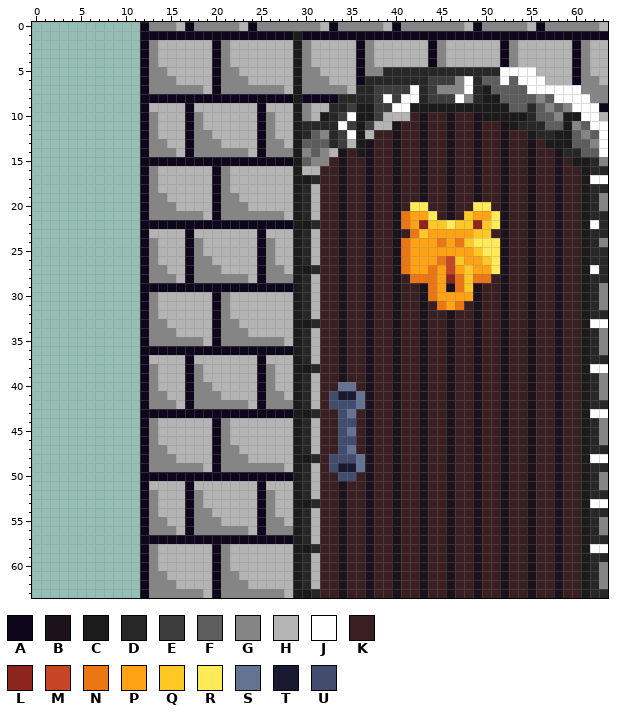
Edited in one commit: pixel-art file (sprites/editor files/Tower_Closeup_v2.aseprite). The first picture shows the starting point.
64x64 pixels, 1 frame.
Palette (. is transparent): A #0e071b  B #1c121c  C #1b1b1b  D #272727  E #3d3d3d  F #5d5d5d  G #858585  H #b4b4b4  J #ffffff  K #391f21  L #8e251d  M #c64524  N #ed7614  P #ffa214  Q #ffc825  R #ffeb57  S #657392  T #1a1932  U #424c6e
Pixels before (only the part around the change), first column x 2:
 0 ..........AGGGHAGGGGGHAGGGGGGGHAGGGGGHAGGGGGGGHAGGGGGHAGGGGGGH
 1 ..........AAAAAAAAAAAAAAAAACAAAAAAAAAAAAAAAAAAAAAAAAAAAAAAAAAA
 2 ..........AGHHHHHHAGHHHHHHHCGHHHHHAGHHHHHHAGHHHHHHAGHHHHHHAGHH
 3 ..........AGHHHHHHAGHHHHHHHCGHHHHHAGHHHHHHAGHHHHHHAGHHHHHHAGHH
 4 ..........AGHHHHHHAGHHHHHHHCGHHHHHAGHHHHHHAGHHHHHHAGHHHHHHAGHH
 5 ..........AGGHHHHHAGGHHHHHHCGGHHHHAGGDDDDDDDDDDDDDJJJJHHHHAGHH
 6 ..........AGGGHHHHAGGGHHHHHCGGGHHHADDDDDDDEEEGJDFFJFJJJHHHAGGH
 7 ..........AGGGGGGHAGGGGGGGHCGGGGGHDDEEEEJDEGGGJDCFFFFJJJJJJGGG
 8 ..........AAAAAAAAAAAAAAAAACAAAADDDDEJEJJDEEEJGDCCFFFFGFJJJJGG
 9 ..........AHHHHAHHHHHHHAHHHCGHHDDECCEEJJCCCCCCCCCCCFFDFGFGJJJA
10 ..........AGHHHAGHHHHHHAGHHCGHCDEJCCEHHHKBKKBKKBCCCCCDFFGCCJJH
11 ..........AGHHHAGHHHHHHAGHHCDDDDJECEHHBKKBKKBKKBKKBCDDDFFCGFJJ
12 ..........AGHHHAGGHHHHHAGHHCDFGDEJCHKKBKKBKKBKKBKKBKKCDDCCFGFJ
13 ..........AGGHHAGGGHHHHAGGHCFFFDEHCBKKBKKBKKBKKBKKBKKBKCCCFFGJ
14 ..........AGGGHAGGGGGGHAGGGCGFGHBKCBKKBKKBKKBKKBKKBKKBKKBDDFFJ
15 ..........AAAAAAAAAAAAAAAAACFGGKBKKBKKBKKBKKBKKBKKBKKBKKBKCCDG
16 ..........AGHHHHHHAGHHHHHHHCHHKKBKKBKKBKKBKKBKKBKKBKKBKKBKKCDD
17 ..........AGHHHHHHAGHHHHHHHCCDKKBKKBKKBKKBKKBKKBKKBKKBKKBKKCJJ
18 ..........AGHHHHHHAGHHHHHHHCDHKKBKKBKKBKKBKKBKKBKKBKKBKKBKKCDD
19 ..........AGGHHHHHAGGHHHHHHCDHKKBKKBKKBKKBKKBKKBKKBKKBKKBKKCDG
20 ..........AGGGHHHHAGGGHHHHHCDHKKBKKBKKBKRRKKBKKRRKBKKBKKBKKCDG
21 ..........AGGGGGGHAGGGGGGGHCDHKKBKKBKKBNPPRKBKQPPRBKKBKKBKKCDD
22 ..........AAAAAAAAAAAAAAAAACCDKKBKKBKKBNPLQQRQQLQRBKKBKKBKKCJD
23 ..........AHHHHAHHHHHHHAHHHCDHKKBKKBKKBKNQPPPPPQQKBKKBKKBKKCDD
24 ..........AGHHHAGHHHHHHAGHHCDHKKBKKBKKBNPPPNPNQRRRBKKBKKBKKCDG
25 ..........AGHHHAGHHHHHHAGHHCDHKKBKKBKKBNPPPPPPPQRRBKKBKKBKKCDD
26 ..........AGHHHAGGHHHHHAGHHCDHKKBKKBKKBNPPPNMQPPQRBKKBKKBKKCDD
27 ..........AGGHHAGGGHHHHAGGHCCDKKBKKBKKBNPPNPMPQPPRBKKBKKBKKCJD
28 ..........AGGGHAGGGGGGHAGGGCDHKKBKKBKKBKNNNPLNQNNKBKKBKKBKKCDD
29 ..........AAAAAAAAAAAAAAAAACDHKKBKKBKKBKKBNPBNQBKKBKKBKKBKKCDG
30 ..........AGHHHHHHAGHHHHHHHCDHKKBKKBKKBKKBNPPPPBKKBKKBKKBKKCDG
31 ..........AGHHHHHHAGHHHHHHHCDHKKBKKBKKBKKBKNPNKBKKBKKBKKBKKCDG
32 ..........AGHHHHHHAGHHHHHHHCDHKKBKKBKKBKKBKKBKKBKKBKKBKKBKKCDD
33 ..........AGGHHHHHAGGHHHHHHCCDKKBKKBKKBKKBKKBKKBKKBKKBKKBKKCJJ
34 ..........AGGGHHHHAGGGHHHHHCDHKKBKKBKKBKKBKKBKKBKKBKKBKKBKKCDG
35 ..........AGGGGGGHAGGGGGGGHCDHKKBKKBKKBKKBKKBKKBKKBKKBKKBKKCDG
36 ..........AAAAAAAAAAAAAAAAACDHKKBKKBKKBKKBKKBKKBKKBKKBKKBKKCDG
37 ..........AHHHHAHHHHHHHAHHHCDHKKBKKBKKBKKBKKBKKBKKBKKBKKBKKCDD
38 ..........AGHHHAGHHHHHHAGHHCCDKKBKKBKKBKKBKKBKKBKKBKKBKKBKKCJJ
39 ..........AGHHHAGHHHHHHAGHHCDHKKBKKBKKBKKBKKBKKBKKBKKBKKBKKCDG
40 ..........AGHHHAGGHHHHHAGHHCDHKKSSKBKKBKKBKKBKKBKKBKKBKKBKKCDG
41 ..........AGGHHAGGGHHHHAGGHCDHKUTTSBKKBKKBKKBKKBKKBKKBKKBKKCDG
42 ..........AGGGHAGGGGGGHAGGGCDHKUUUSBKKBKKBKKBKKBKKBKKBKKBKKCDD
43 ..........AAAAAAAAAAAAAAAAACCDKKUSKBKKBKKBKKBKKBKKBKKBKKBKKCJJ
44 ..........AGHHHHHHAGHHHHHHHCDHKKUUKBKKBKKBKKBKKBKKBKKBKKBKKCDG
45 ..........AGHHHHHHAGHHHHHHHCDHKKUSKBKKBKKBKKBKKBKKBKKBKKBKKCDG
46 ..........AGHHHHHHAGHHHHHHHCDHKKUUKBKKBKKBKKBKKBKKBKKBKKBKKCDG
47 ..........AGGHHHHHAGGHHHHHHCDHKKUSKBKKBKKBKKBKKBKKBKKBKKBKKCDD
48 ..........AGGGHHHHAGGGHHHHHCCDKUUUSBKKBKKBKKBKKBKKBKKBKKBKKCJJ
49 ..........AGGGGGGHAGGGGGGGHCDHKUTTSBKKBKKBKKBKKBKKBKKBKKBKKCDD
50 ..........AAAAAAAAAAAAAAAAACDHKKUUKBKKBKKBKKBKKBKKBKKBKKBKKCDG
51 ..........AHHHHAHHHHHHHAHHHCDHKKBKKBKKBKKBKKBKKBKKBKKBKKBKKCDG
52 ..........AGHHHAGHHHHHHAGHHCDHKKBKKBKKBKKBKKBKKBKKBKKBKKBKKCDD
53 ..........AGHHHAGHHHHHHAGHHCCDKKBKKBKKBKKBKKBKKBKKBKKBKKBKKCJJ
54 ..........AGHHHAGGHHHHHAGHHCDHKKBKKBKKBKKBKKBKKBKKBKKBKKBKKCDD
55 ..........AGGHHAGGGHHHHAGGHCDHKKBKKBKKBKKBKKBKKBKKBKKBKKBKKCDG
56 ..........AGGGHAGGGGGGHAGGGCDHKKBKKBKKBKKBKKBKKBKKBKKBKKBKKCDG
57 ..........AAAAAAAAAAAAAAAAACDHKKBKKBKKBKKBKKBKKBKKBKKBKKBKKCDD
58 ..........AGHHHHHHAGHHHHHHHCCDKKBKKBKKBKKBKKBKKBKKBKKBKKBKKCJJ
59 ..........AGHHHHHHAGHHHHHHHCDHKKBKKBKKBKKBKKBKKBKKBKKBKKBKKCDD
60 ..........AGHHHHHHAGHHHHHHHCDHKKBKKBKKBKKBKKBKKBKKBKKBKKBKKCDG
61 ..........AGGHHHHHAGGHHHHHHCDHKKBKKBKKBKKBKKBKKBKKBKKBKKBKKCDG
62 ..........AGGGHHHHAGGGHHHHHCDHKKBKKBKKBKKBKKBKKBKKBKKBKKBKKCDG
63 ..........AGGGGGGHAGGGGGGGHCCDKKBKKBKKBKKBKKBKKBKKBKKBKKBKKCDD
The same view after the edit:
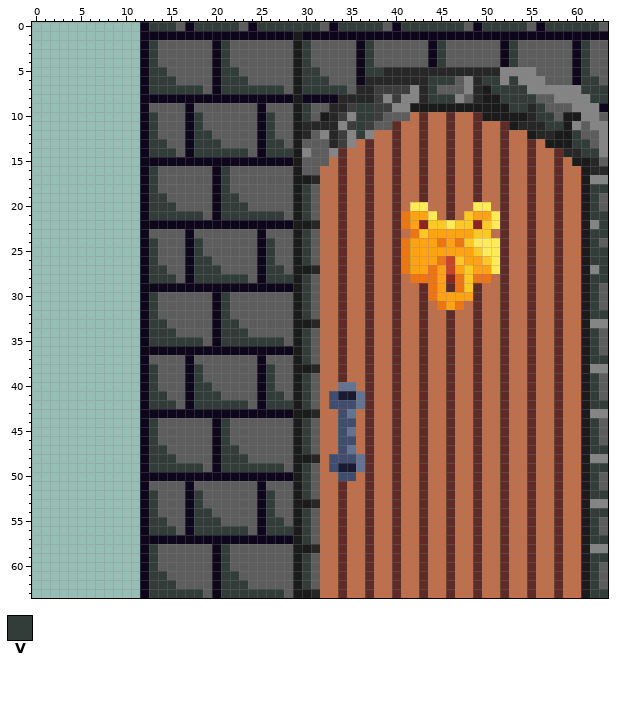
Colours new in this view: V #323c39
The exact change:
colour B: #1c121c -> #5d2c28
colour K: #391f21 -> #bf6f4a
Changed rows in their new state; - is a pixel that keeps its letter.
first column x 13:
 0 VVVF-VVVVVF-VVVVVVVF-VVVVVF-VVVVVVVF-VVVVVF-VVVVVVF
 2 VFFFFFF-VFFFFFFF-VFFFFF-VFFFFFF-VFFFFFF-VFFFFFF-VFF
 3 VFFFFFF-VFFFFFFF-VFFFFF-VFFFFFF-VFFFFFF-VFFFFFF-VFF
 4 VFFFFFF-VFFFFFFF-VFFFFF-VFFFFFF-VFFFFFF-VFFFFFF-VFF
 5 VVFFFFF-VVFFFFFF-VVFFFF-VV-------------GGGGFFFF-VFF
 6 VVVFFFF-VVVFFFFF-VVVFFF--------VVVFG-VVGVGGGFFF-VVF
 7 VVVVVVF-VVVVVVVF-VVVVVF------G-VFFFG--VVVVGGGGGGVVV
 8 --------------------------G-GG-VVVGF---VVVVF-GGGGVV
 9 FFFF-FFFFFFF-FFF-VFF---VV--GG-----------VV-VF-FGGG-
10 VFFF-VFFFFFF-VFF-VF---GVV-FFF--------------VVF--GGF
11 VFFF-VFFFFFF-VFF-----G-V-FF-----------------VV---GG
12 VFFF-VVFFFFF-VFF------GVG----------------------VF-G
13 VVFF-VVVFFFF-VVF------GK-----------------------VVFG
14 VVVF-VVVVVVF-VVV---FG--K------------------------VVG
15 ------------------FF------------------------------F
16 VFFFFFF-VFFFFFFF-FF--------------------------------
17 VFFFFFF-VFFFFFFF---------------------------------GG
18 VFFFFFF-VFFFFFFF-VF------------------------------VV
19 VVFFFFF-VVFFFFFF-VF------------------------------VF
20 VVVFFFF-VVVFFFFF-VF------------------------------VF
21 VVVVVVF-VVVVVVVF-VF------------------------------VV
22 -------------------------------------------------GV
23 FFFF-FFFFFFF-FFF-VF------------------------------VV
24 VFFF-VFFFFFF-VFF-VF------------------------------VF
25 VFFF-VFFFFFF-VFF-VF------------------------------VV
26 VFFF-VVFFFFF-VFF-VF------------------------------VV
27 VVFF-VVVFFFF-VVF---------------------------------GV
28 VVVF-VVVVVVF-VVV-VF------------------------------VV
29 -----------------VF------------------------------VF
30 VFFFFFF-VFFFFFFF-VF------------------------------VF
31 VFFFFFF-VFFFFFFF-VF------------------------------VF
32 VFFFFFF-VFFFFFFF-VF------------------------------VV
33 VVFFFFF-VVFFFFFF---------------------------------GG
34 VVVFFFF-VVVFFFFF-VF------------------------------VF
35 VVVVVVF-VVVVVVVF-VF------------------------------VF
36 -----------------VF------------------------------VF
37 FFFF-FFFFFFF-FFF-VF------------------------------VV
38 VFFF-VFFFFFF-VFF---------------------------------GG
39 VFFF-VFFFFFF-VFF-VF------------------------------VF
40 VFFF-VVFFFFF-VFF-VF------------------------------VF
41 VVFF-VVVFFFF-VVF-VF------------------------------VF
42 VVVF-VVVVVVF-VVV-VF------------------------------VV
43 -------------------------------------------------GG
44 VFFFFFF-VFFFFFFF-VF------------------------------VF
45 VFFFFFF-VFFFFFFF-VF------------------------------VF
46 VFFFFFF-VFFFFFFF-VF------------------------------VF
47 VVFFFFF-VVFFFFFF-VF------------------------------VV
48 VVVFFFF-VVVFFFFF---------------------------------GG
49 VVVVVVF-VVVVVVVF-VF------------------------------VV
50 -----------------VF------------------------------VF
51 FFFF-FFFFFFF-FFF-VF------------------------------VF
52 VFFF-VFFFFFF-VFF-VF------------------------------VV
53 VFFF-VFFFFFF-VFF---------------------------------GG
54 VFFF-VVFFFFF-VFF-VF------------------------------VV
55 VVFF-VVVFFFF-VVF-VF------------------------------VF
56 VVVF-VVVVVVF-VVV-VF------------------------------VF
57 -----------------VF------------------------------VV
58 VFFFFFF-VFFFFFFF---------------------------------GG
59 VFFFFFF-VFFFFFFF-VF------------------------------VV
60 VFFFFFF-VFFFFFFF-VF------------------------------VF
61 VVFFFFF-VVFFFFFF-VF------------------------------VF
62 VVVFFFF-VVVFFFFF-VF------------------------------VF
63 VVVVVVF-VVVVVVVF---------------------------------VV
Changed places in both pictures, as pixel boxes (x1, y1, x2, y2):
changed: (149, 22, 608, 598)
